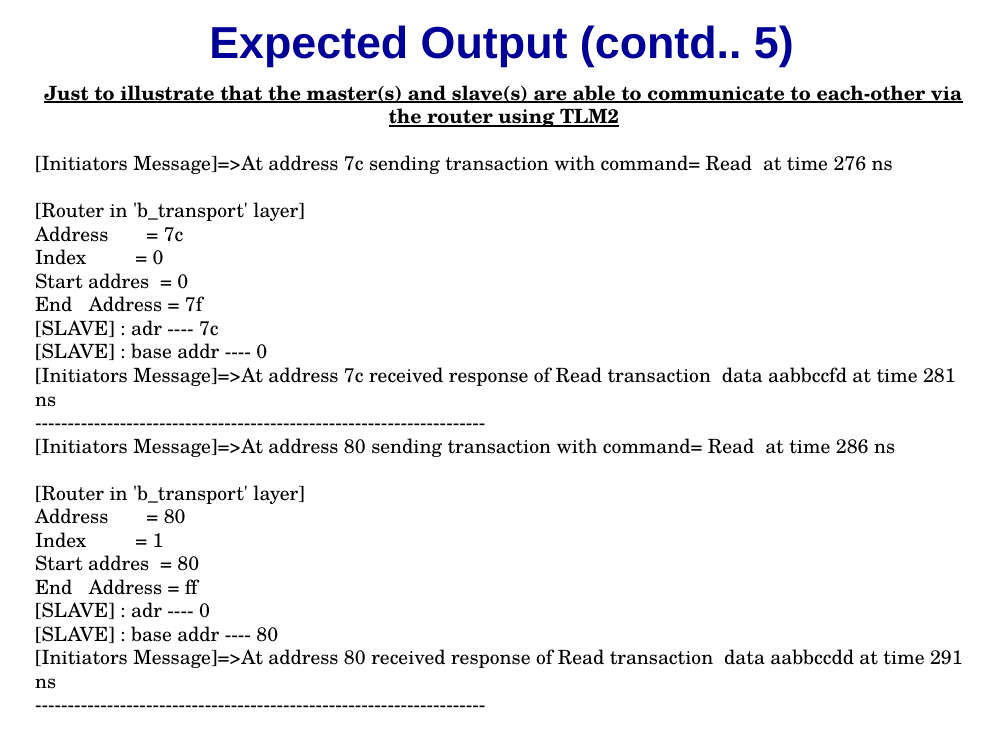
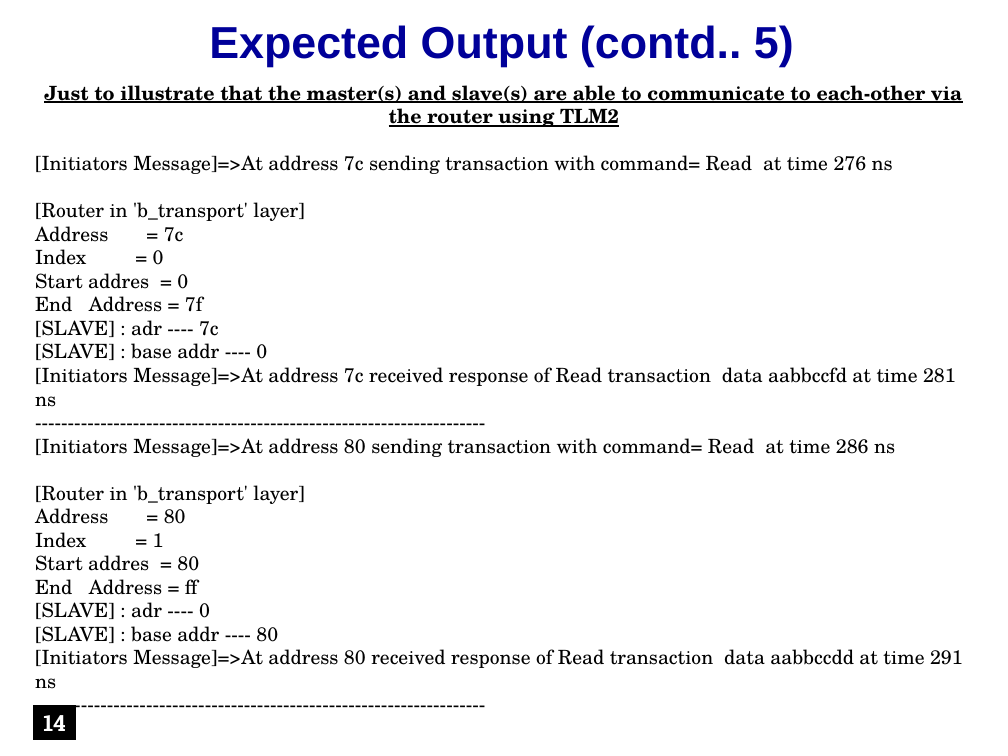
Before and after one commit to accellera-official/cci, a slide deck: slide 14 of examples/ex9_Hierarchical_Override_of_Parameter_Values/docs/ex9_Hierarchical_Override_of_Parameter_Values.ppt. Drawn at 1008x756 pixels with LibreOffice and Linux fonts; fonts in the diff are those of the drawing; background and template pictures are left out. Boxes give left, top, right and bottom in pixels: in the first picture for what was removed or moved away, otherwise in the second. Text is boxed around its words. In the diff, an @@ line names an element or a change of style, - is before the commit and + after.

```diff
--- a/examples/ex9_Hierarchical_Override_of_Parameter_Values/docs/ex9_Hierarchical_Override_of_Parameter_Values.ppt
+++ b/examples/ex9_Hierarchical_Override_of_Parameter_Values/docs/ex9_Hierarchical_Override_of_Parameter_Values.ppt
@@ rectangle added at box(33, 706, 76, 739), fill #000000, outline #000000 0.74 pt, 16 pt, text #FFFFFF, bold @@
+14
```
Also in this commit, not shown: 13 other slides changed, 11 other files.
